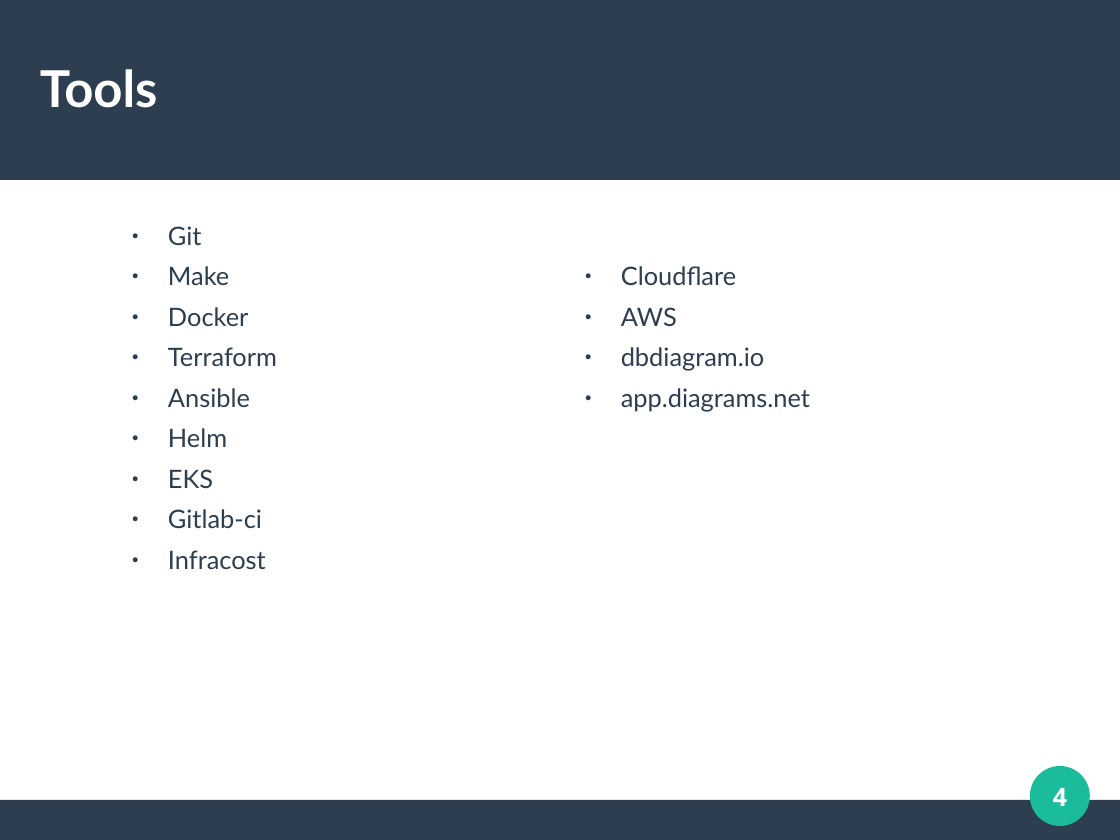
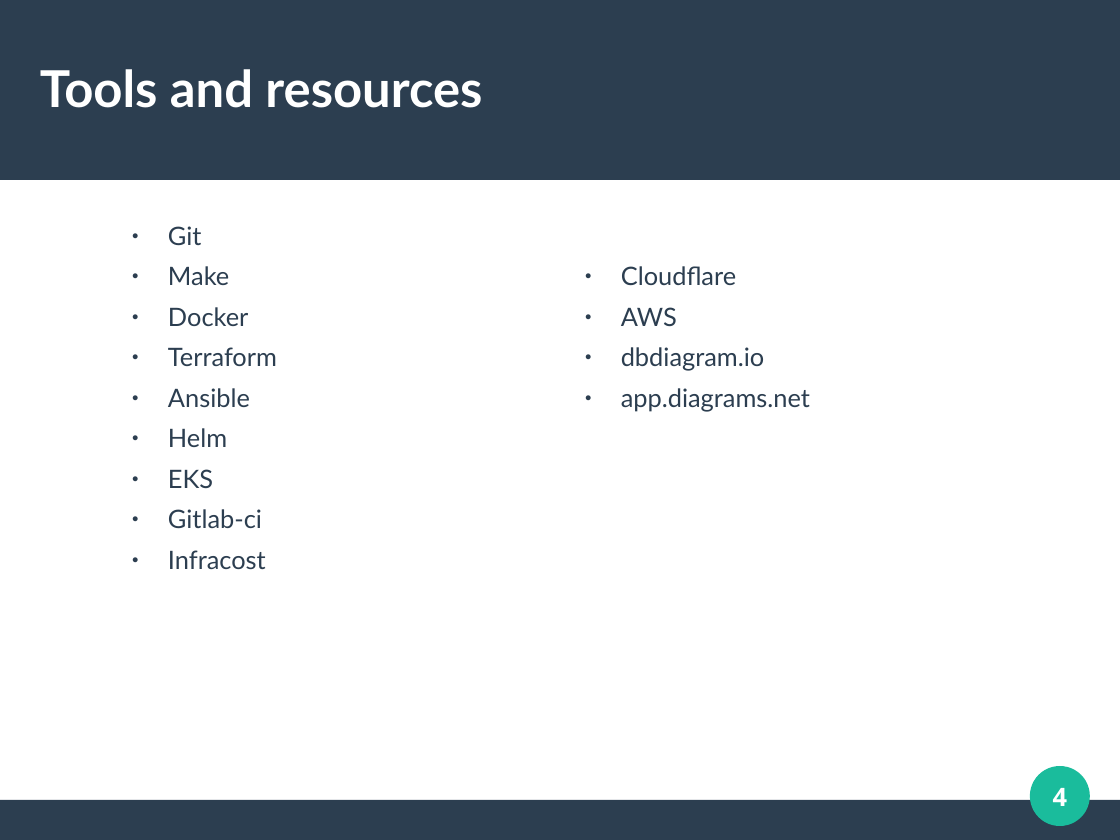
Before and after one commit to tty8747/goCovid19-app, a slide deck: slide 4 of diploma.odp. Drawn at 1120x840 pixels with LibreOffice and Linux fonts; fonts in the diff are those of the drawing. Boxes give left, top, right and bottom in pixels: in the first picture for what was removed or moved away, otherwise in the second. Text is boxed around its words. In the diff, an @@ line names an element or a change of style, - is before the commit and + after.

```diff
--- a/diploma.odp
+++ b/diploma.odp
@@ title at (40,69,482,108): text changed @@
-Tools
+Tools and resources
```
Also in this commit, not shown: 9 other slides changed, 2 other files.
